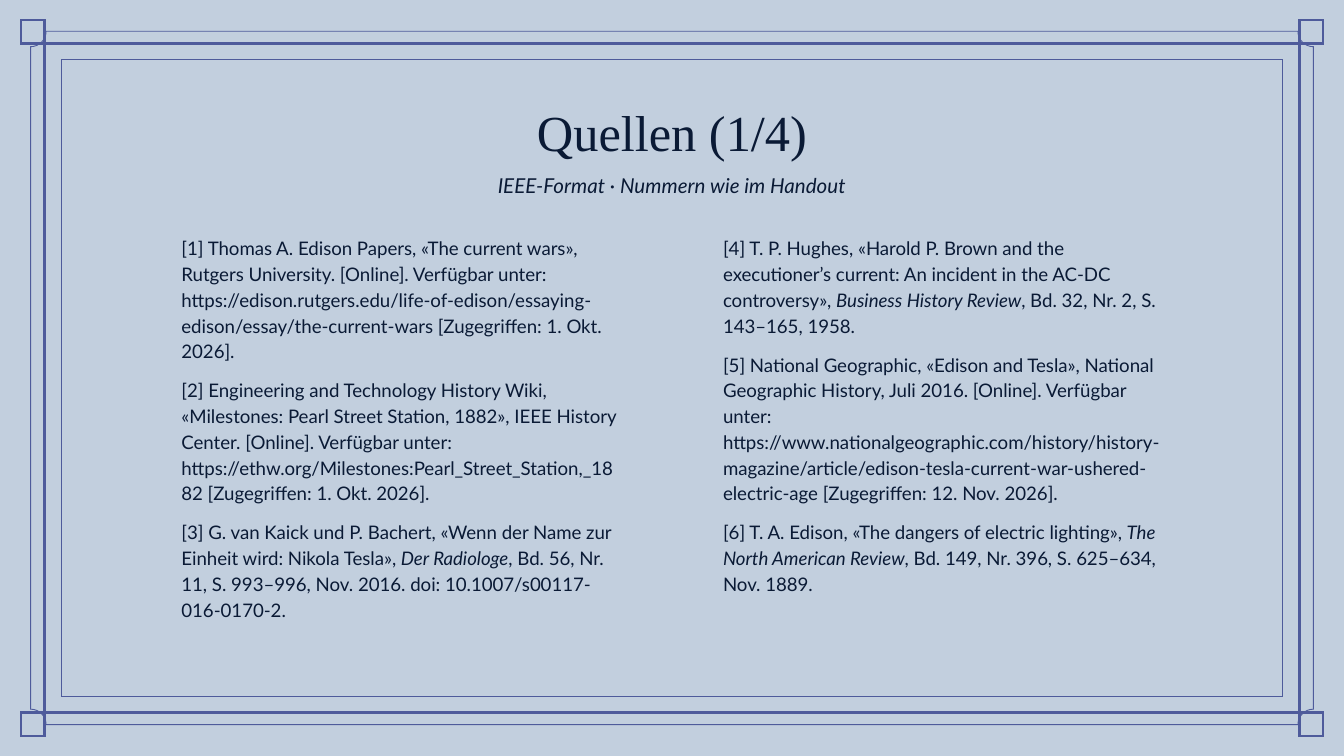
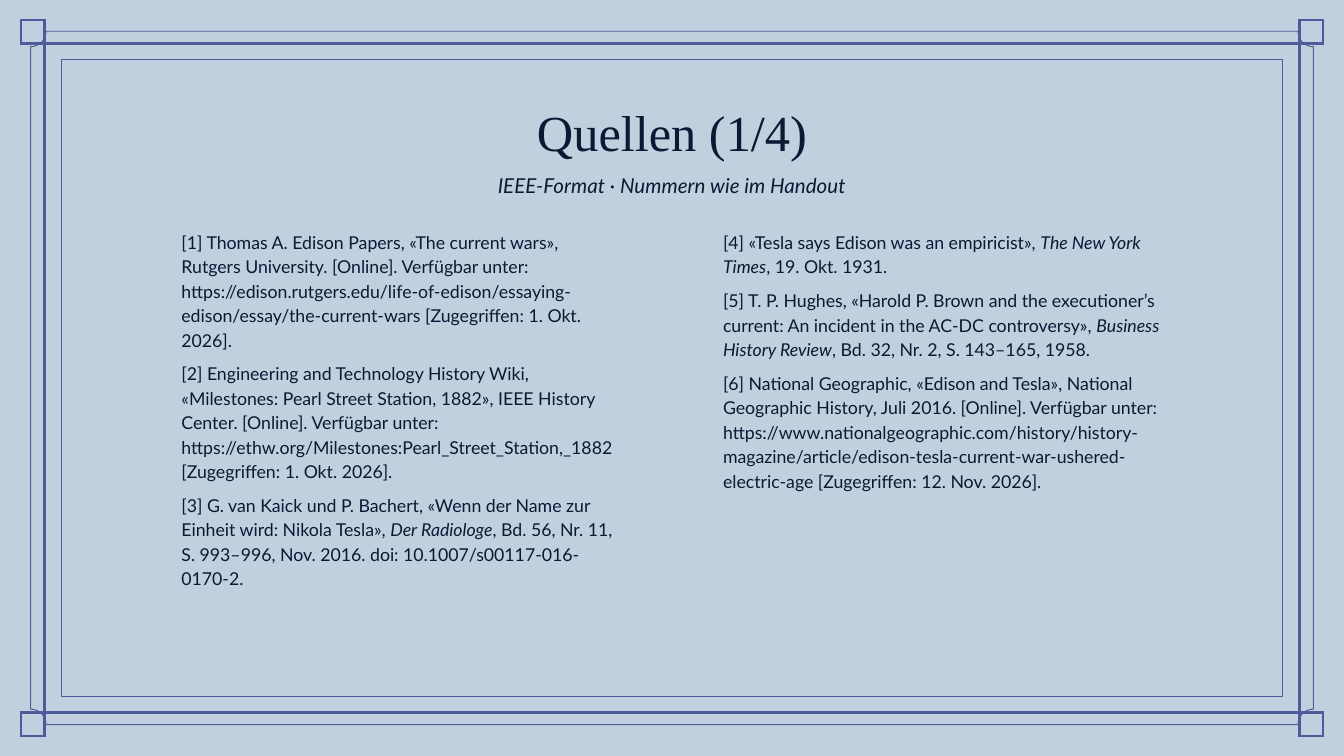
Before and after one commit to simonbruder-hub/Edison_vs_Westinghouse, a slide deck: slide 18 of abgabe/Praesentation_Stromkrieg_Bruder.pptx. Drawn at 1344x756 pixels with LibreOffice and Linux fonts; fonts in the diff are those of the drawing; background and template pictures are left out. Boxes give left, top, right and bottom in pixels: in the first picture for what was removed or moved away, otherwise in the second. Text is boxed around its words. In the diff, an @@ line names an element or a change of style, - is before the commit and + after.

```diff
--- a/abgabe/Praesentation_Stromkrieg_Bruder.pptx
+++ b/abgabe/Praesentation_Stromkrieg_Bruder.pptx
@@ subtitle "[1] Thomas A. Edison Papers, ..." at [181,235,613,585]: size 10 to 9.5 pt; less space between paragraphs @@
@@ subtitle at [723,235,1159,491]: text changed; size 10 to 9.5 pt @@
-[4] T. P. Hughes, «Harold P. Brown and the executioner’s current: An incident in the AC-DC controversy», Business History Review, Bd. 32, Nr. 2, S. 143–165, 1958.
-[5] National Geographic, «Edison and Tesla», National Geographic History, Juli 2016. [Online]. Verfügbar unter: https://www.nationalgeographic.com/history/history-magazine/article/edison-tesla-current-war-ushered-electric-age [Zugegriffen: 12. Nov. 2026].
-[6] T. A. Edison, «The dangers of electric lighting», The North American Review, Bd. 149, Nr. 396, S. 625–634, Nov. 1889.
+[4] «Tesla says Edison was an empiricist», The New York Times, 19. Okt. 1931.
+[5] T. P. Hughes, «Harold P. Brown and the executioner’s current: An incident in the AC-DC controversy», Business History Review, Bd. 32, Nr. 2, S. 143–165, 1958.
+[6] National Geographic, «Edison and Tesla», National Geographic History, Juli 2016. [Online]. Verfügbar unter: https://www.nationalgeographic.com/history/history-magazine/article/edison-tesla-current-war-ushered-electric-age [Zugegriffen: 12. Nov. 2026].
```
Also in this commit, not shown: 16 other slides changed, 3 slides added, 2 slides removed, 16 other files.
